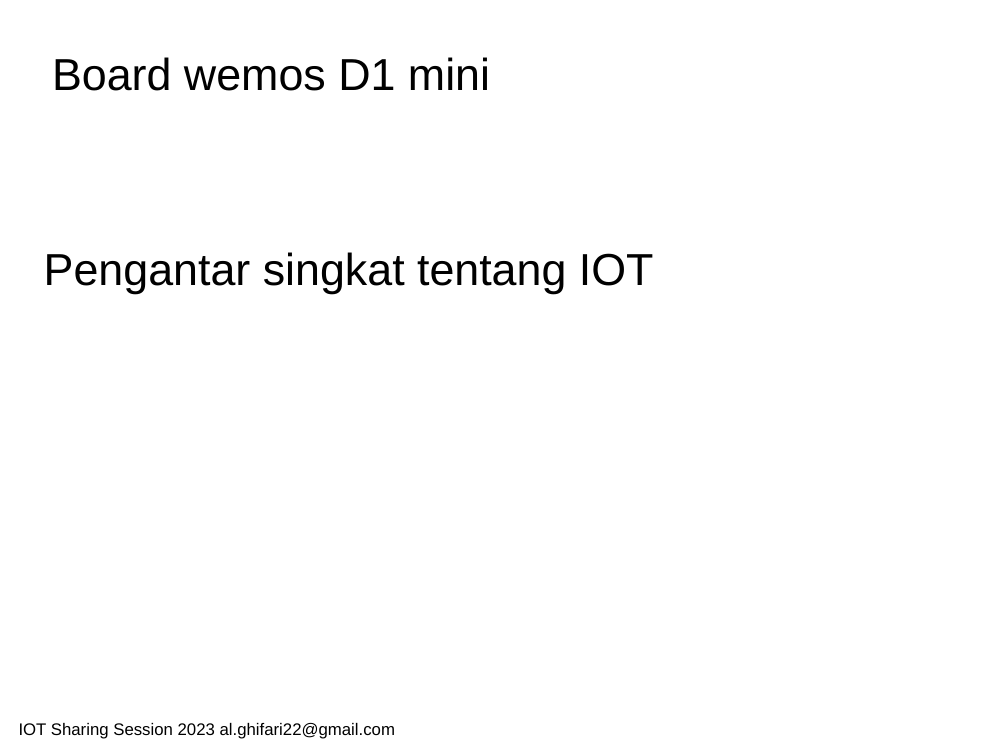
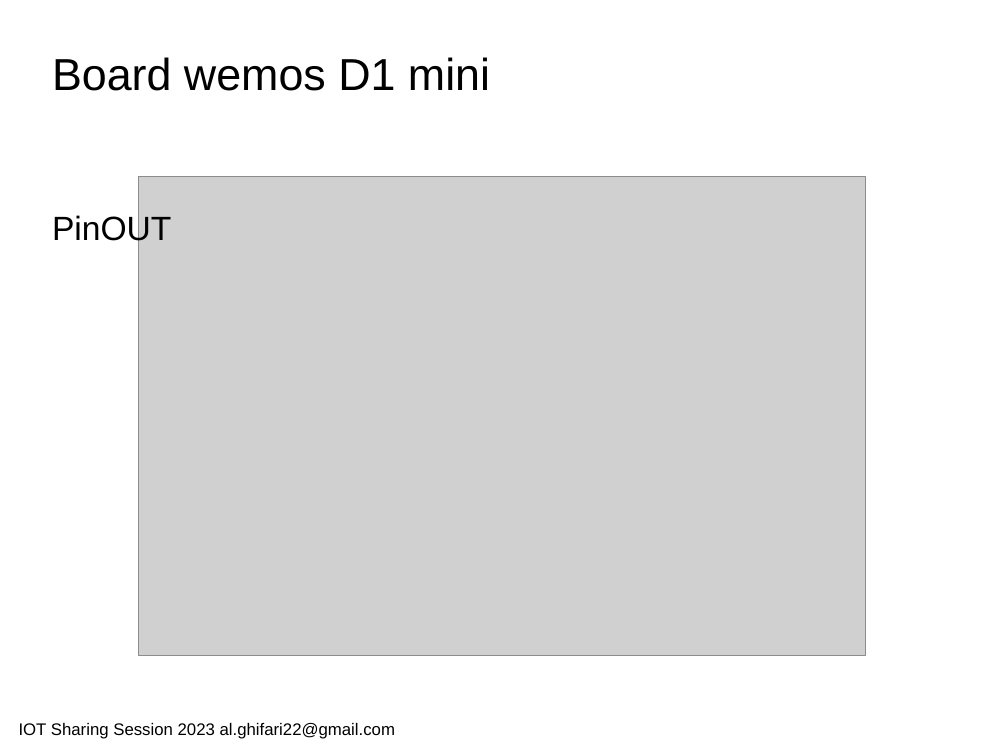
Before and after one commit to bangjii/IOT-Sharing-Telegram-Chatbot, a slide deck: slide 5 of IOT Sharing Session 2023 - Hudzaifah.pptx (slide 4 before the commit). Drawn at 1008x756 pixels with LibreOffice and Linux fonts; fonts in the diff are those of the drawing; grey boxes stand for pictures. Boxes give left, top, right and bottom in pixels: in the first picture for what was removed or moved away, otherwise in the second. Text is boxed around its words. In the diff, an @@ line names an element or a change of style, - is before the commit and + after.

```diff
--- a/IOT Sharing Session 2023 - Hudzaifah.pptx
+++ b/IOT Sharing Session 2023 - Hudzaifah.pptx
@@ picture added at box(139, 176, 866, 655) @@
@@ text added at box(52, 213, 171, 247), 24 pt, text #000000 @@
+PinOUT
@@ text removed at box(44, 252, 654, 293) @@
-Pengantar singkat tentang IOT
```
Also in this commit, not shown: 3 other slides changed, 10 slides added, 1 slide removed.
